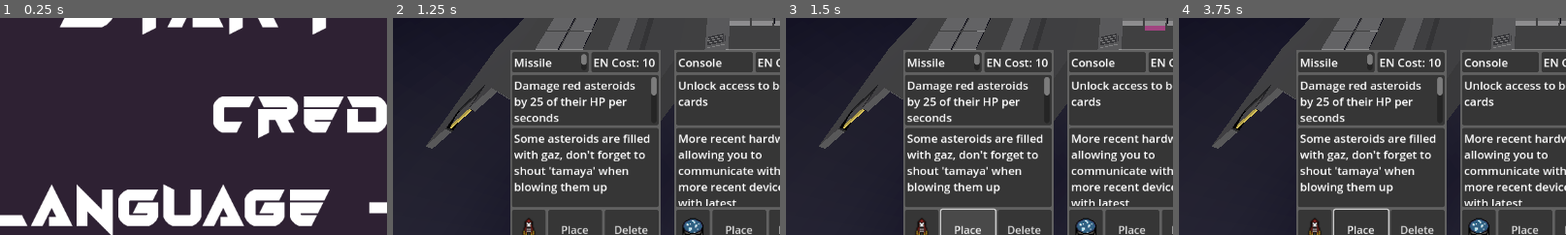
Above: before the commit, frames 1-4 (left to right).
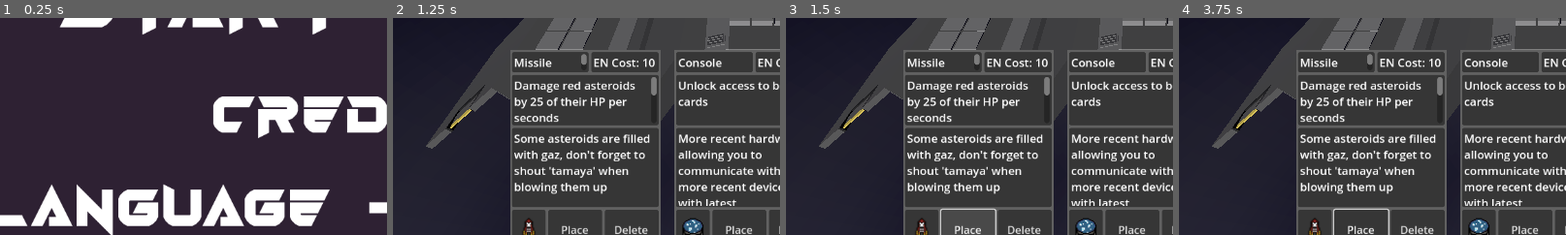
Above: after the commit, the same moments.

Repository: Xwilarg/LudumDare54
Game: Godot game, scene res://Scenes/TitleScreen.tscn
Same seed, same stepped clock (60 frames per second), same inputs: the game is played once before the commit and once after it. Video files are missing from this copy of the repository; at most half a second of black plays in their place.
Inputs (mouse positions are % of the whole screen's width and height, from its top left):
- Up to frame 1 (0.25 s): no input
- Up to frame 2 (1.25 s): tap Enter at 0.5 s; move the mouse to (72, 45) at 0.52 s; click (72, 45) at 0.67 s
- Up to frame 3 (1.5 s): click "Place" at 1.25 s
- Up to frame 4 (3.75 s): click "Place" at 2 s; click "Place" at 2.75 s; tap Space at 3.5 s; move the mouse to (30, 55) at 3.52 s; click (30, 55) at 3.67 s
The pictures show only the part of the screen within x 4-54%, y 46-96%; the shares and areas given below are measured in that part.

Frames 1-2 are identical in both runs. In frame 3, 0.1% of the frame differs, in the area x 92-98%, y 3-6%; in frame 4, nothing differs.
Error in both runs: Invalid call. Nonexistent function 'has' in base 'Nil'. (res://Scripts/GameManager.gd:50)

Commit message:
Improve ship collisions

Diff:
--- a/Scenes/Spaceship.tscn
+++ b/Scenes/Spaceship.tscn
@@ -5,7 +5,7 @@
 [ext_resource type="Script" path="res://Scripts/Grid.gd" id="3_n7wdy"]
 
 [sub_resource type="BoxShape3D" id="BoxShape3D_at5ep"]
-size = Vector3(29.1789, 3.89488, 15.6638)
+size = Vector3(9.10454, 3.89488, 14.1372)
 
 [node name="spaceship" type="Node3D"]
 script = ExtResource("1_ilw26")
@@ -43,3 +43,11 @@
 [node name="CollisionShape3D" type="CollisionShape3D" parent="StaticBody3D"]
 transform = Transform3D(1, 0, 0, 0, 1, 0, 0, 0, 1, 0, 1.99398, -1.51957)
 shape = SubResource("BoxShape3D_at5ep")
+
+[node name="CollisionShape3D2" type="CollisionShape3D" parent="StaticBody3D"]
+transform = Transform3D(1, 0, 0, 0, 1, 0, 0, 0, 1, -9, 1.99398, -5.95908)
+shape = SubResource("BoxShape3D_at5ep")
+
+[node name="CollisionShape3D3" type="CollisionShape3D" parent="StaticBody3D"]
+transform = Transform3D(1, 0, 0, 0, 1, 0, 0, 0, 1, 9, 1.99398, -5.95908)
+shape = SubResource("BoxShape3D_at5ep")
